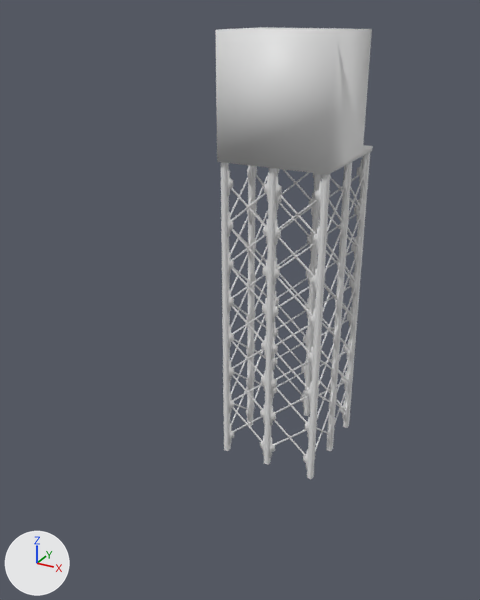
Two versions of the FBX model Assets/Editor/Widgets/controlroom_ghost.fbx, one commit apart.
The view is the same before and after, from a 50 mm lens placed at (9.03, -21.91, 4.34), pointed at (-0.51, -4.56, -4.33). The axes (+X, +Y, +Z) are drawn at lower left. The lights are the same throughout.

The first picture shows 'controlroom_ghost', 'controlroom_legs_ghost'.
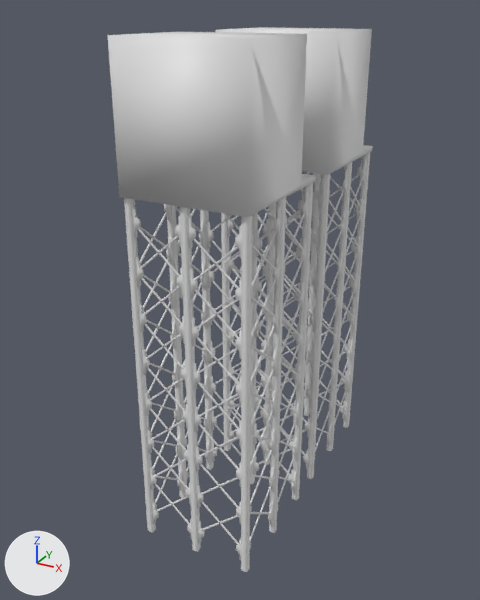
Changed parts and their boxes (x1, y1, x2, y2) in the pictures (480 x 600 px):
'controlroom_ghost.2', added
    after: (107, 32, 316, 573)

The change in detail:
Mesh me_controlroom_ghost_001 is new.
It has 3418 vertices, 2767 faces and spans x -1.9..1.9, y -3.6..0.5, z -11.4..3.8.
It uses material mat_temp_ghost (white #e7e7e7).
Object 'controlroom_ghost.2' (ob_controlroom_ghost_2) is new; it shows me_controlroom_ghost_001.
Its location is (0.0, -5.0, 0.0).
